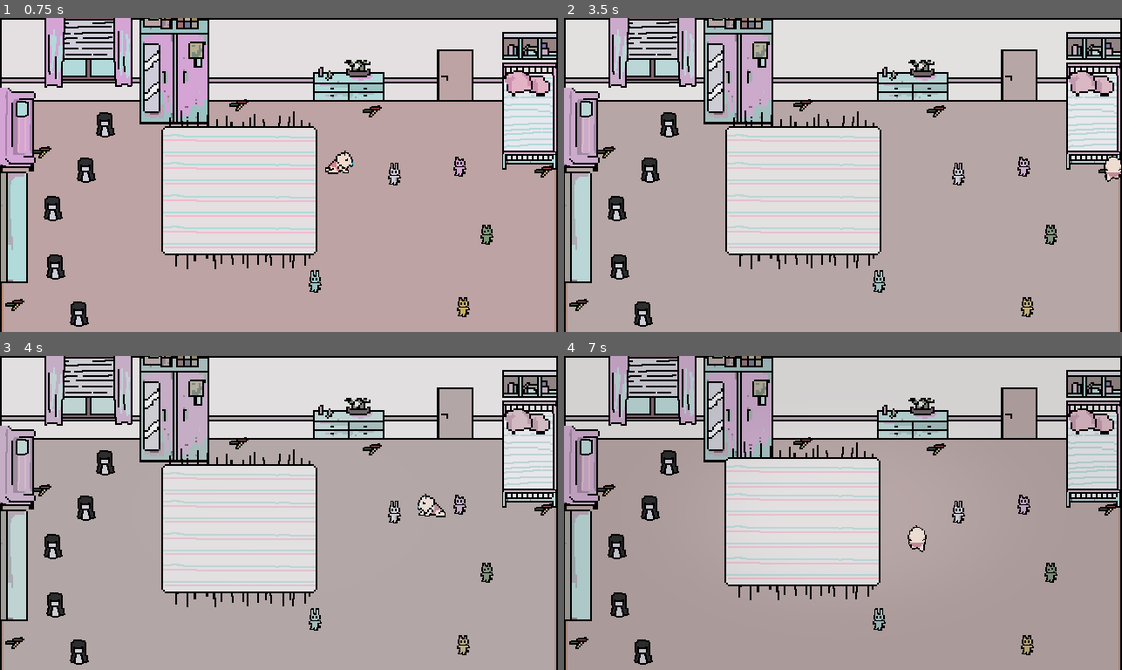
Above: before the commit, frames 1-4 (two rows, left to right).
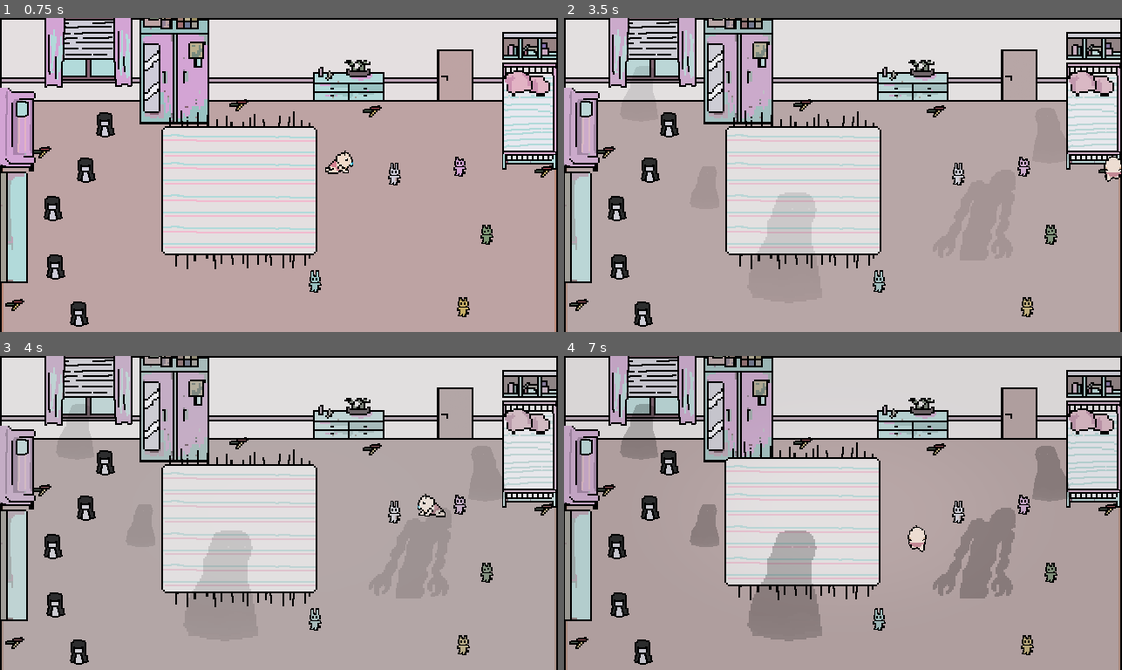
Above: after the commit, the same moments.

Repository: tucson0911/satanic-baby
Game: Godot game, scene res://scenes/main/main.tscn
Same seed, same stepped clock (60 frames per second), same inputs: the game is played once before the commit and once after it.
Inputs:
- Up to frame 1 (0.75 s): tap Enter at 0.5 s; hold D (move_right) from 0.53 s (still down); hold E (interact) from 0.53 s (still down)
- Up to frame 2 (3.5 s): tap 5 at 0.8, 1.35 s; release D (move_right) at 1.28 s; release E (interact) at 1.28 s; hold S (move_down) 1.28-2.03 s; tap 1 at 1.55, 2.1 s; hold D (move_right) 2.03-2.78 s; tap 2 at 2.3, 2.85 s; hold W (move_up) from 2.78 s (still down); tap 3 at 3.05 s
- Up to frame 3 (4 s): release W (move_up) at 3.53 s; hold A (move_left) from 3.53 s (still down); tap 3 at 3.6 s; tap 4 at 3.8 s
- Up to frame 4 (7 s): tap 4 at 4.35 s; tap E (interact) at 4.55 s; release A (move_left) at 5.03 s; hold S (move_down) 5.03-5.78 s; hold E (interact) 5.03-5.78 s; tap 5 at 5.3, 5.85 s; hold D (move_right) 5.78-6.53 s; tap 1 at 6.05, 6.6 s; hold W (move_up) from 6.53 s (still down); tap 2 at 6.8 s

Frame 1 is identical in both runs. In frame 2, less than 0.1% of the frame differs, in the area x 90-91%, y 40-43%; in frame 3, 1.9%; in frame 4, 7.8%, in the area x 10-91%, y 15-91%.

Commit message:
Shadow people n shit

Diff:
--- a/scenes/items/WaxDoll.tscn
+++ b/scenes/items/WaxDoll.tscn
@@ -3,6 +3,8 @@
 [ext_resource type="Script" uid="uid://b87n13mb4chcv" path="res://scripts/ritual/objects/WaxDoll.gd" id="1_i4rym"]
 [ext_resource type="PackedScene" uid="uid://cicsf1juf4qhg" path="res://scenes/items/Candle.tscn" id="2_hjljo"]
 [ext_resource type="Texture2D" uid="uid://bonkj6cowswcm" path="res://assets/objects/waxdoll1.png" id="3_oyqk1"]
+[ext_resource type="Script" uid="uid://cxekmy5ut2pkf" path="res://scripts/systems/SoundManager.gd" id="4_hjljo"]
+[ext_resource type="AudioStream" uid="uid://dtcedb0qwfw3e" path="res://audios/sfx/fire_burning.mp3" id="5_oyqk1"]
 
 [sub_resource type="RectangleShape2D" id="RectangleShape2D_gg8fr"]
 
@@ -15,3 +17,9 @@
 
 [node name="CollisionShape2D" type="CollisionShape2D" parent="." unique_id=1365911140]
 shape = SubResource("RectangleShape2D_gg8fr")
+
+[node name="DollSoundManager" type="Node" parent="." unique_id=504763013]
+script = ExtResource("4_hjljo")
+
+[node name="burn" type="AudioStreamPlayer2D" parent="DollSoundManager" unique_id=758645057]
+stream = ExtResource("5_oyqk1")
--- a/scenes/main/main.tscn
+++ b/scenes/main/main.tscn
@@ -2,6 +2,8 @@
 
 [ext_resource type="PackedScene" uid="uid://dk8m1ld5orcd6" path="res://scenes/main/room.tscn" id="1_a8run"]
 [ext_resource type="Script" uid="uid://bsu2slaqujuie" path="res://scripts/player/PlayerController.gd" id="1_ow5a4"]
+[ext_resource type="PackedScene" uid="uid://h63upv0cuhh6" path="res://scenes/ritual/Ghosts.tscn" id="1_wcrab"]
+[ext_resource type="Script" uid="uid://eiud61vitwrx" path="res://scripts/ritual/objects/ghosts.gd" id="2_gohbf"]
 [ext_resource type="Texture2D" uid="uid://bstpxe3rms5tl" path="res://assets/characters/baby.png" id="2_ow5a4"]
 [ext_resource type="PackedScene" uid="uid://djp0ybys1i1fm" path="res://scenes/main/Door.tscn" id="2_p8abn"]
 [ext_resource type="PackedScene" uid="uid://swk5ypvm6132" path="res://scenes/main/Closet.tscn" id="3_62atk"]
@@ -638,6 +640,10 @@
 [node name="GameManager" type="Node" parent="Systems" unique_id=140387077]
 script = ExtResource("11_ouso4")
 
+[node name="Ghosts" parent="Systems/GameManager" unique_id=1607474514 instance=ExtResource("1_wcrab")]
+position = Vector2(1, 0)
+script = ExtResource("2_gohbf")
+
 [node name="MusicManager" type="Node" parent="Systems/GameManager" unique_id=60995101 node_paths=PackedStringArray("phase_containers")]
 script = ExtResource("25_ii537")
 phase_containers = {
--- /dev/null
+++ b/scenes/ritual/Ghosts.tscn
@@ -0,0 +1,37 @@
+[gd_scene format=3 uid="uid://h63upv0cuhh6"]
+
+[ext_resource type="Texture2D" uid="uid://cj7jl2xn26wvt" path="res://assets/characters/ghost.png" id="1_f7rcc"]
+[ext_resource type="Texture2D" uid="uid://ctfhdb3j0xjjq" path="res://assets/characters/shadow.png" id="2_iatjd"]
+
+[node name="Ghosts" type="Area2D" unique_id=1904833759]
+modulate = Color(0.3647059, 0.3647059, 0.3647059, 0)
+
+[node name="ghost_1" type="Sprite2D" parent="." unique_id=1137250563]
+z_index = 1000
+position = Vector2(87, 87)
+scale = Vector2(-0.13, 0.13)
+texture = ExtResource("1_f7rcc")
+
+[node name="ghost_4" type="Sprite2D" parent="." unique_id=1374728283]
+z_index = 1000
+position = Vector2(256.25616, 263.13577)
+scale = Vector2(-0.25646418, 0.25646418)
+texture = ExtResource("1_f7rcc")
+
+[node name="ghost_3" type="Sprite2D" parent="." unique_id=54850959]
+z_index = 1000
+position = Vector2(161.85287, 194.51315)
+scale = Vector2(-0.10255747, 0.100651726)
+texture = ExtResource("1_f7rcc")
+
+[node name="ghost_2" type="Sprite2D" parent="." unique_id=1819482018]
+z_index = 1000
+position = Vector2(556, 135)
+scale = Vector2(0.13, 0.13)
+texture = ExtResource("1_f7rcc")
+
+[node name="Shadow" type="Sprite2D" parent="." unique_id=1823520030]
+z_index = 1000
+position = Vector2(472, 230)
+scale = Vector2(0.4, 0.4)
+texture = ExtResource("2_iatjd")
--- a/scripts/ritual/objects/WaxDoll.gd
+++ b/scripts/ritual/objects/WaxDoll.gd
@@ -2,6 +2,8 @@
 
 @export var burn_time: float = 2.0
 @export var candle_scene: PackedScene
+
+@onready var sm : SoundManager = $DollSoundManager
 
 var burn_progress: float = 0.0
 var is_burning: bool = false
@@ -15,6 +17,8 @@
 	if not is_burning:
 		return
 
+	sm.play_sound("burn")
+
 	burn_progress += delta
 
 	print("Burning: ", snapped(burn_progress, 0.1), "/", burn_time)
@@ -26,6 +30,8 @@
 func interact_released(_player: CharacterBody2D) -> void:
 	if not is_burning:
 		return
+
+	sm.stop_sound("burn")
 
 	is_burning = false
 	burn_progress = 0.0
--- /dev/null
+++ b/scripts/ritual/objects/ghosts.gd
@@ -0,0 +1,11 @@
+extends Area2D
+class_name Ghosts
+
+func fade_out():
+	var tween = create_tween()
+	tween.tween_property(self, "modulate:a", 0.0, 1.5)
+
+# Smoothly fade in to 100% opacity over 1.5 seconds
+func fade_in():
+	var tween = create_tween()
+	tween.tween_property(self, "modulate:a", 0.8, 20)
--- a/scripts/systems/GameManager.gd
+++ b/scripts/systems/GameManager.gd
@@ -12,6 +12,7 @@
 
 @onready var mm : MusicManager = $MusicManager
 @onready var sm : ShaderManager = $ShaderManager
+@onready var ghosts: Ghosts = $Ghosts
 
 signal phase_changed(new_phase: Phase)
 signal suspicion_changed(new_level: int)
@@ -63,6 +64,7 @@
 				change_phase(Phase.LIGHTING)
 			KEY_5:
 				print("[DEBUG] Switched to RITUAL")
+				change_phase(Phase.RITUAL)
 
 func add_crayon() -> void:
 	if current_phase != Phase.CRAYONS:
@@ -233,5 +235,11 @@
 		sm.stop_glitching(0.5)
 		sm.stop_vignette()
 
+	# Make ghosts
+	if new_phase == Phase.RITUAL:
+		print("Fading in ghosts")
+		if ghosts and ghosts.has_method("fade_in"):
+			ghosts.fade_in()
+
 
 	print("Phase changed to: ", Phase.keys()[current_phase])
Binary file added: assets/characters/ghost.png
Not shown, added: assets/characters/ghost.png.import
Binary file added: assets/characters/shadow.png
Not shown, added: assets/characters/shadow.png.import
Not shown, added: export_presets.cfg
Not shown, added: scripts/ritual/objects/ghosts.gd.uid
